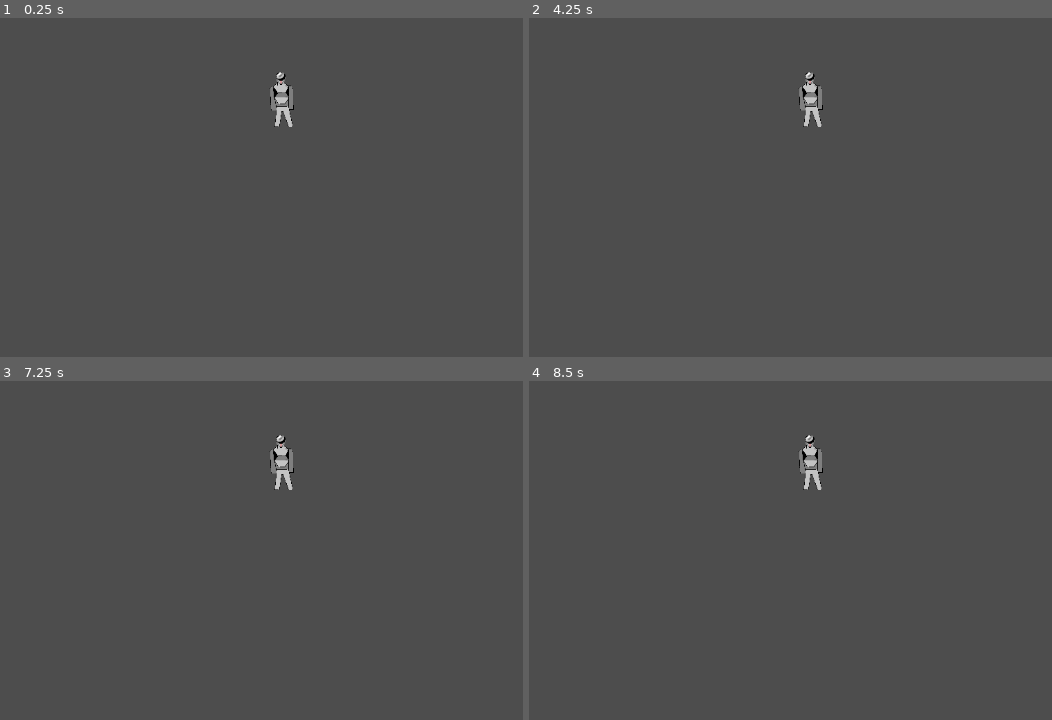
Above: before the commit, frames 1-4 (two rows, left to right).
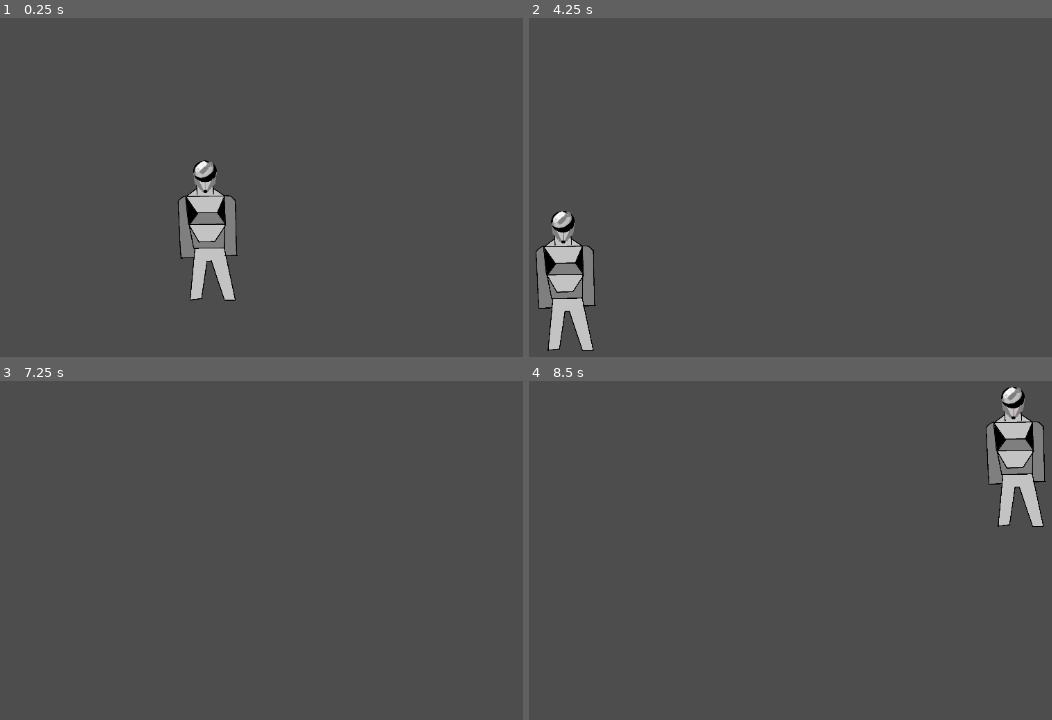
Above: after the commit, the same moments.

Repository: rolandbeni/Szakdolgozat
Game: Godot game, scene res://field.tscn
Same seed, same stepped clock (60 frames per second), same inputs: the game is played once before the commit and once after it.
Inputs:
- Up to frame 1 (0.25 s): no input
- Up to frame 2 (4.25 s): tap Enter at 0.5, 2, 3.5 s; tap Space at 1.25, 2.75 s
- Up to frame 3 (7.25 s): tap Space at 5 s
- Up to frame 4 (8.5 s): no input

The runs differ from the first frame. In frame 1, 3.4% of the frame differs, in the area x 34-57%, y 15-84%; in frame 2, 3.5%, in the area x 1-57%, y 15-99%; in frame 3, 0.5%; in frame 4, 3.5%.
Error before the commit: Invalid call. Nonexistent function 'instance' in base 'GDScript'. (res://enemys.gd:11)

Commit message:
correcting the enemy's code

Diff:
--- a/enemy.tscn
+++ b/enemy.tscn
@@ -7,9 +7,11 @@
 script = ExtResource("1_28vvb")
 
 [node name="Sprite2D" type="Sprite2D" parent="."]
-position = Vector2(596, 190)
-scale = Vector2(0.1, 0.1)
+position = Vector2(662, 193)
+scale = Vector2(0.25, 0.254)
 texture = ExtResource("2_wpx6n")
 
-[node name="CollisionPolygon2D" type="CollisionPolygon2D" parent="."]
-polygon = PackedVector2Array(570, 236, 575, 211, 567, 211, 564, 175, 574, 168, 573, 157, 578, 152, 584, 151, 590, 153, 591, 159, 590, 169, 599, 174, 604, 180, 605, 209, 596, 211, 602, 232, 601, 236, 593, 236, 585, 216, 584, 233)
+[node name="CollisionPolygon2D" type="CollisionPolygon2D" parent="Sprite2D"]
+position = Vector2(-6472, -1759.84)
+scale = Vector2(10.8754, 9.32801)
+polygon = PackedVector2Array(570, 236, 575, 211, 567, 211, 564, 175, 574, 168, 573, 157, 578.827, 147.868, 584.344, 148.396, 590, 153, 591, 159, 590, 169, 599, 174, 604, 180, 605, 209, 596, 211, 602, 232, 599.884, 237.622, 591.056, 236.355, 586.183, 215.464, 584.804, 233.823)
--- a/enemys.gd
+++ b/enemys.gd
@@ -1,14 +1,38 @@
 extends CharacterBody2D
 
-var enemy_scene = preload("res://Sprite2D.gd") # Load the enemy scene
-var num_enemies = 5 # Number of enemies to spawn
+@onready var enemy = $Sprite2D
+var timer = 0
+var appear_time = 3
+var invisible_duration = 1
+var invisible_time =1
+var is_visible = true
+
 
 func _ready():
-	spawn_enemies(num_enemies)
 
-func spawn_enemies(num):
-	for i in range(num):
-		var new_enemy = enemy_scene.instance() # Instantiate the enemy scene
-		var random_position = Vector2(randf_range(0, get_viewport_rect().size.x), randf_range(0, get_viewport_rect().size.y)) # Generate a random position on the screen
-		new_enemy.position = random_position # Set the enemy's position to the random position
-		get_parent().add_child(new_enemy) # Add the enemy to the parent of the character (assuming character is a child of another node)
+	enemy.position= Vector2(randf_range(150, get_viewport_rect().size.x-150),
+	randf_range(75, get_viewport_rect().size.y-75))
+
+	timer = appear_time
+	pass
+
+func _process(delta):
+
+	timer -= delta
+
+
+	if timer <= 0:
+		is_visible = !is_visible
+		if is_visible:
+			respawn_enemy()
+			timer = appear_time
+		else:
+			hide_enemy()
+			timer = invisible_time
+
+func respawn_enemy():
+	enemy.position= Vector2(randf_range(150, get_viewport_rect().size.x-150), randf_range(75, get_viewport_rect().size.y-75))
+	show()
+
+func hide_enemy():
+	hide()
